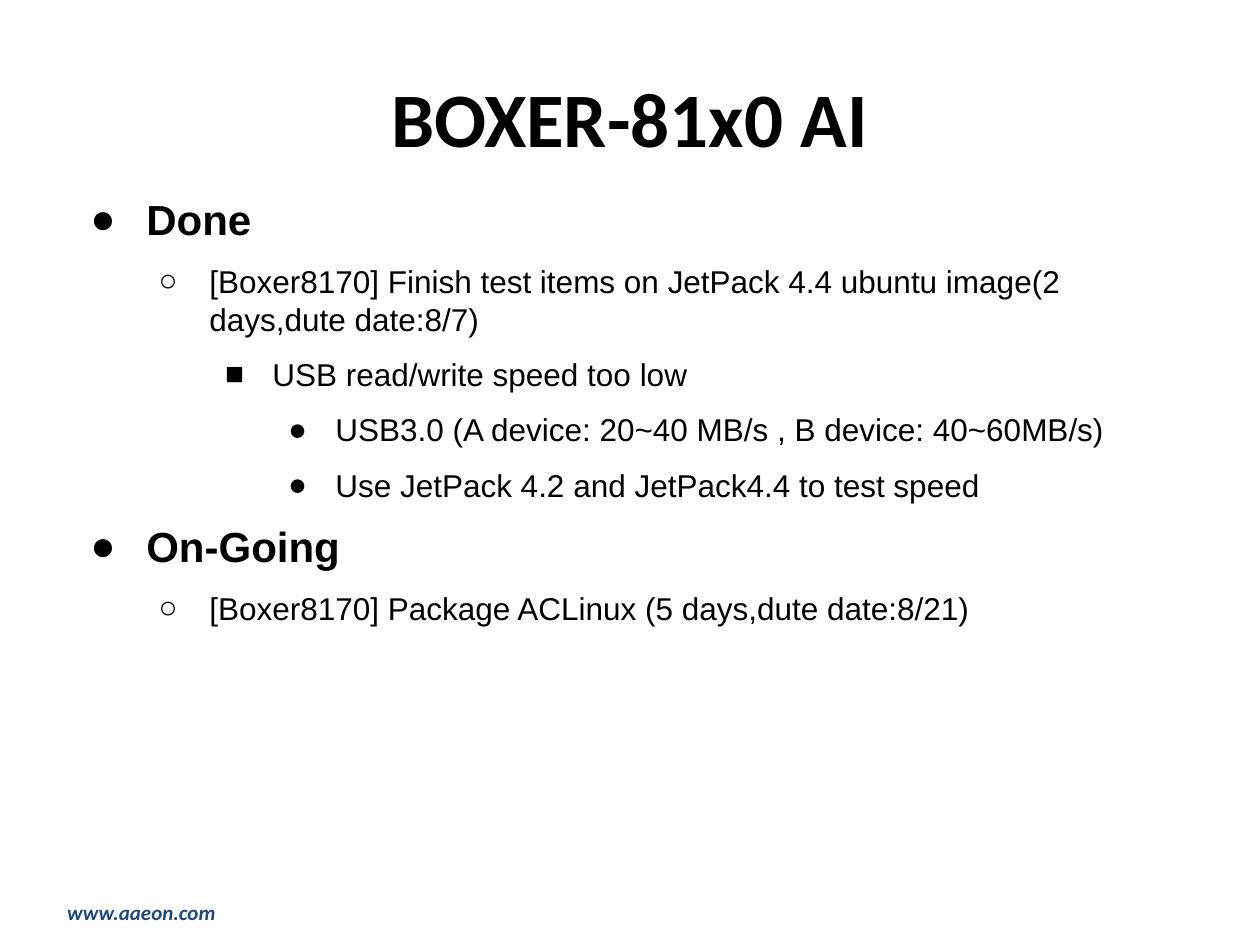
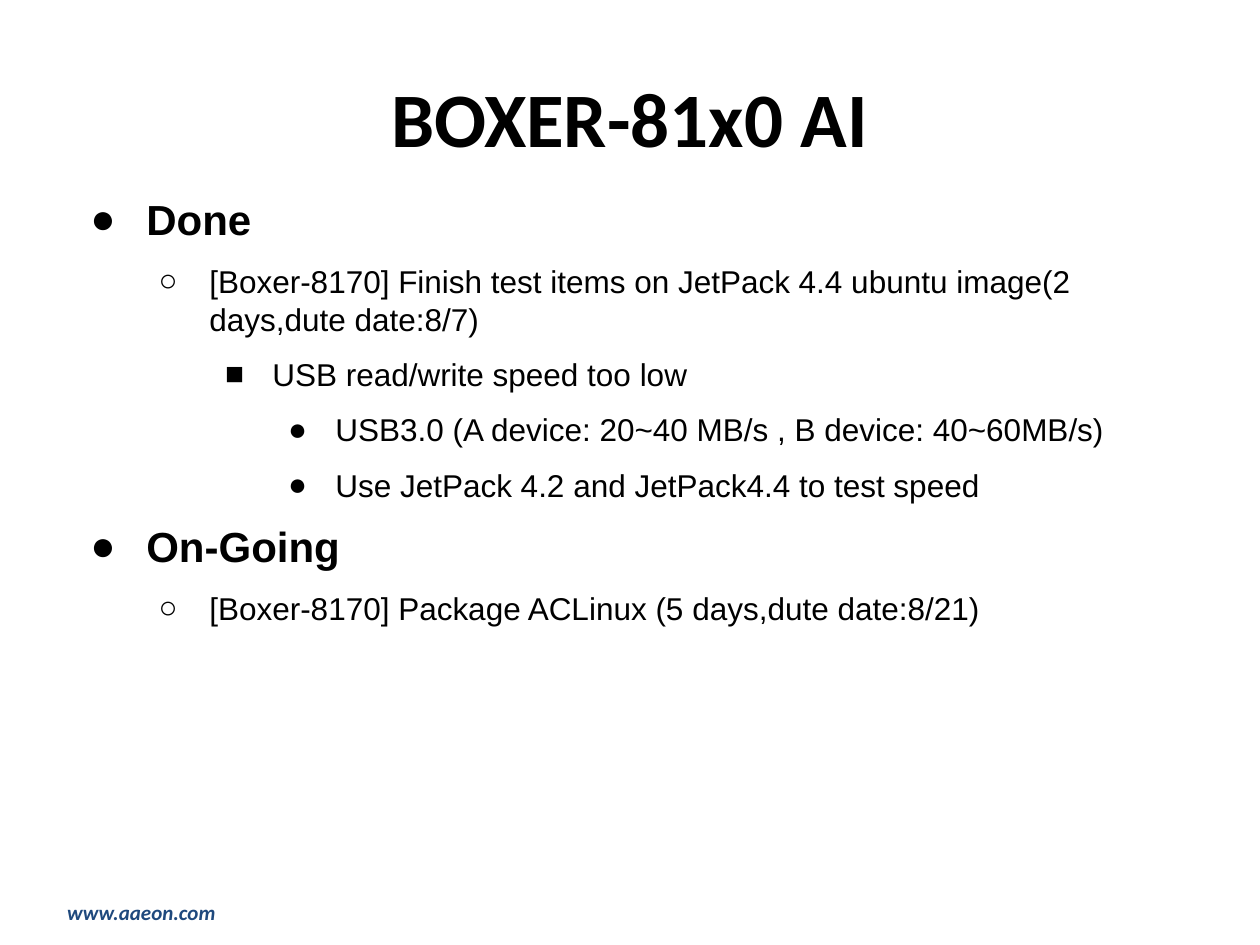
Before and after one commit to hsuziyen/node, a slide deck: slide 14 of 2020週報-0810_0814.pptx (slide 15 before the commit). Drawn at 1260x945 pixels with LibreOffice and Linux fonts; fonts in the diff are those of the drawing; background and template pictures are left out. Boxes give left, top, right and bottom in pixels: in the first picture for what was removed or moved away, otherwise in the second. Text is boxed around its words. In the diff, an @@ line names an element or a change of style, - is before the commit and + after.

```diff
--- a/2020週報-0810_0814.pptx
+++ b/2020週報-0810_0814.pptx
@@ text at bbox=[209, 270, 1070, 337]: text changed @@
-  ○ [Boxer8170] Finish test items on JetPack 4.4 ubuntu image(2 days,dute date:8/7)
+  ○ [Boxer-8170] Finish test items on JetPack 4.4 ubuntu image(2 days,dute date:8/7)
@@ text at bbox=[209, 597, 980, 626]: text changed @@
-  ○ [Boxer8170] Package ACLinux (5 days,dute date:8/21)
+  ○ [Boxer-8170] Package ACLinux (5 days,dute date:8/21)
```
Also in this commit, not shown: 13 other slides changed, 3 slides removed, 4 other files.
